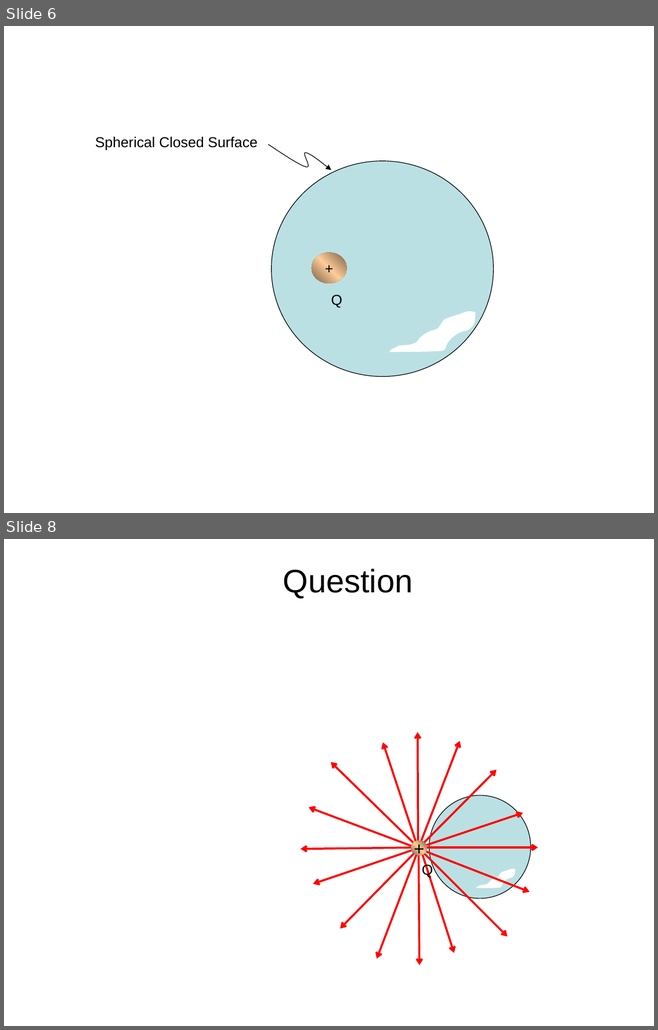
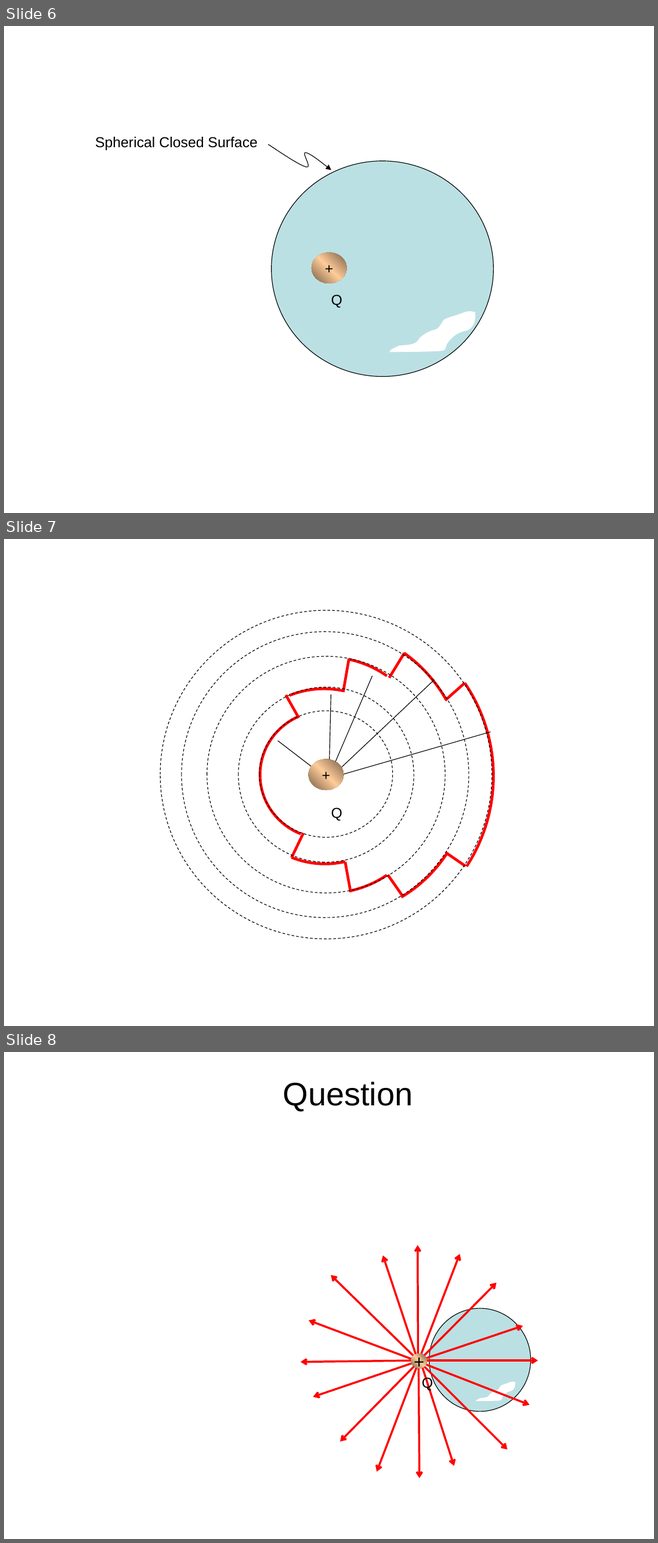
Before and after one commit to rtlines/PH223-Engineering-Physics, a slide deck: Slides/PH223_Lecture_08.pptx. Shown one above the other, each under a label of ours: slides 6 and 8 before the commit, slides 6, 7 and 8 after it; the slides between them are not shown. The pictures are 658x1030 and 658x1543 pixels, drawn with LibreOffice and Linux fonts; fonts in the diff are those of the drawing; grey boxes stand for pictures. Boxes give left, top, right and bottom in pixels: in the first picture for what was removed or moved away, otherwise in the second. Text is boxed around its words. In the diff, an @@ line names an element or a change of style, - is before the commit and + after.

```diff
--- a/Slides/PH223_Lecture_08.pptx
+++ b/Slides/PH223_Lecture_08.pptx
@@ slide 7 added at bbox=[4, 539, 654, 1026], background #FFFFFF @@
@@ arc (boxed as its full ellipse) added at bbox=[150, 608, 494, 944], outline #FF0000 3 pt @@
@@ ellipse added at bbox=[160, 610, 491, 939], outline #000000 0.75 pt dashed @@
@@ arc (boxed as its full ellipse) added at bbox=[198, 622, 471, 916], outline #FF0000 3 pt @@
@@ ellipse added at bbox=[181, 632, 469, 918], outline #000000 0.75 pt dashed @@
@@ arc (boxed as its full ellipse) added at bbox=[189, 629, 466, 929], outline #FF0000 3 pt @@
@@ ellipse added at bbox=[206, 657, 444, 893], outline #000000 0.75 pt dashed @@
@@ arc (boxed as its full ellipse) added at bbox=[219, 657, 436, 889], outline #FF0000 3 pt @@
@@ line added from (343, 692) to (349, 658), #FF0000 3 pt @@
@@ line added from (389, 678) to (404, 653), #FF0000 3 pt @@
@@ arc (boxed as its full ellipse) added at bbox=[220, 662, 437, 893], outline #FF0000 3 pt @@
@@ line added from (328, 779) to (372, 676), #000000 0.75 pt @@
@@ arc (boxed as its full ellipse) added at bbox=[234, 689, 414, 864], outline #FF0000 3 pt @@
@@ arc (boxed as its full ellipse) added at bbox=[237, 694, 412, 864], outline #FF0000 3 pt @@
@@ ellipse added at bbox=[238, 687, 414, 863], outline #000000 0.75 pt dashed @@
@@ line added from (298, 718) to (286, 695), #FF0000 3 pt @@
@@ line added from (328, 780) to (434, 680), #000000 0.75 pt @@
@@ line added from (329, 777) to (331, 694), #000000 0.75 pt @@
@@ line added from (445, 700) to (465, 683), #FF0000 3 pt @@
@@ ellipse added at bbox=[259, 711, 393, 838], outline #000000 0.75 pt dashed @@
@@ arc (boxed as its full ellipse) added at bbox=[260, 711, 391, 839], outline #FF0000 3 pt @@
@@ line added from (329, 780) to (278, 741), #000000 0.75 pt @@
@@ line added from (330, 778) to (490, 732), #000000 0.75 pt @@
@@ ellipse added at bbox=[308, 759, 344, 790], fill gradient #B6926D to #FFCC99, 16 pt, text #000000 @@
++
@@ text added at bbox=[331, 808, 342, 821], 16 pt, text #000000 @@
+Q
@@ line added from (291, 858) to (303, 833), #FF0000 3 pt @@
@@ line added from (350, 892) to (345, 862), #FF0000 3 pt @@
@@ line added from (446, 853) to (465, 866), #FF0000 3 pt @@
@@ line added from (388, 875) to (402, 896), #FF0000 3 pt @@
```
Also in this commit, not shown: 2 slides changed, 2 other slides added, 2 slides removed, 22 other files.
